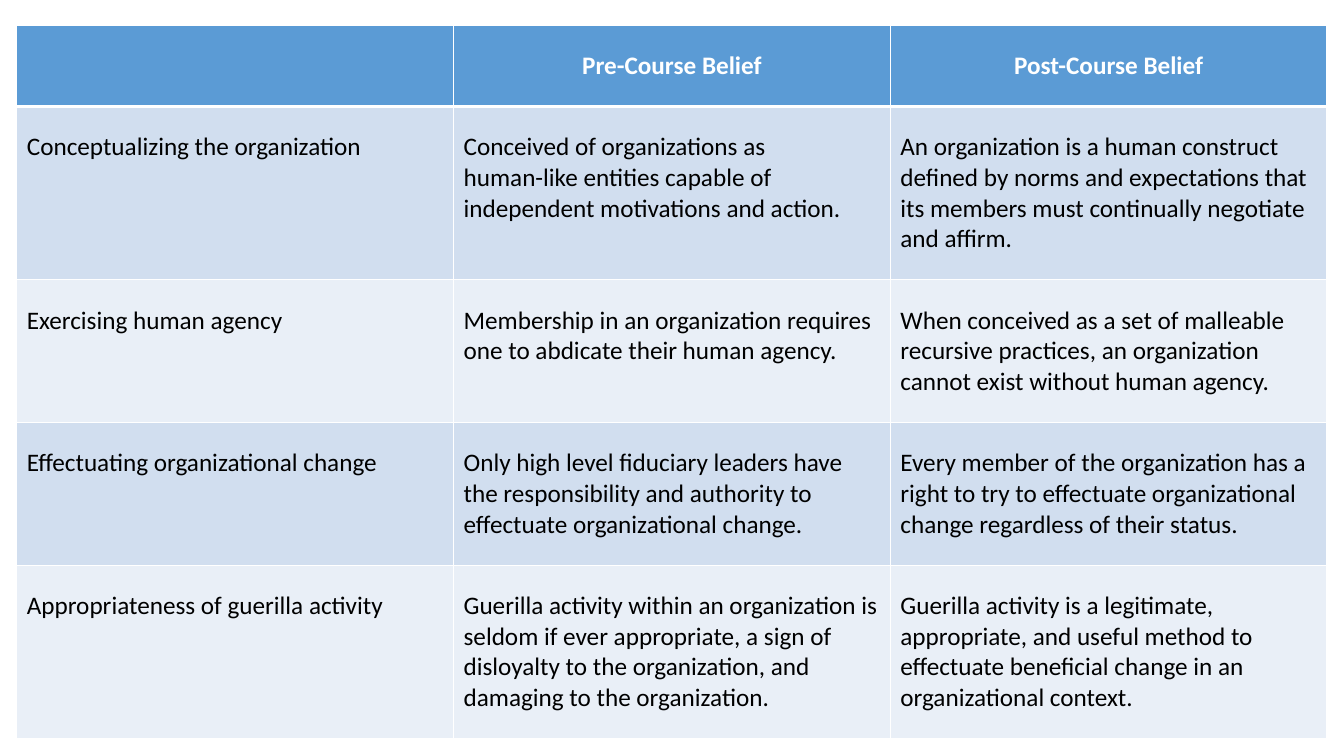
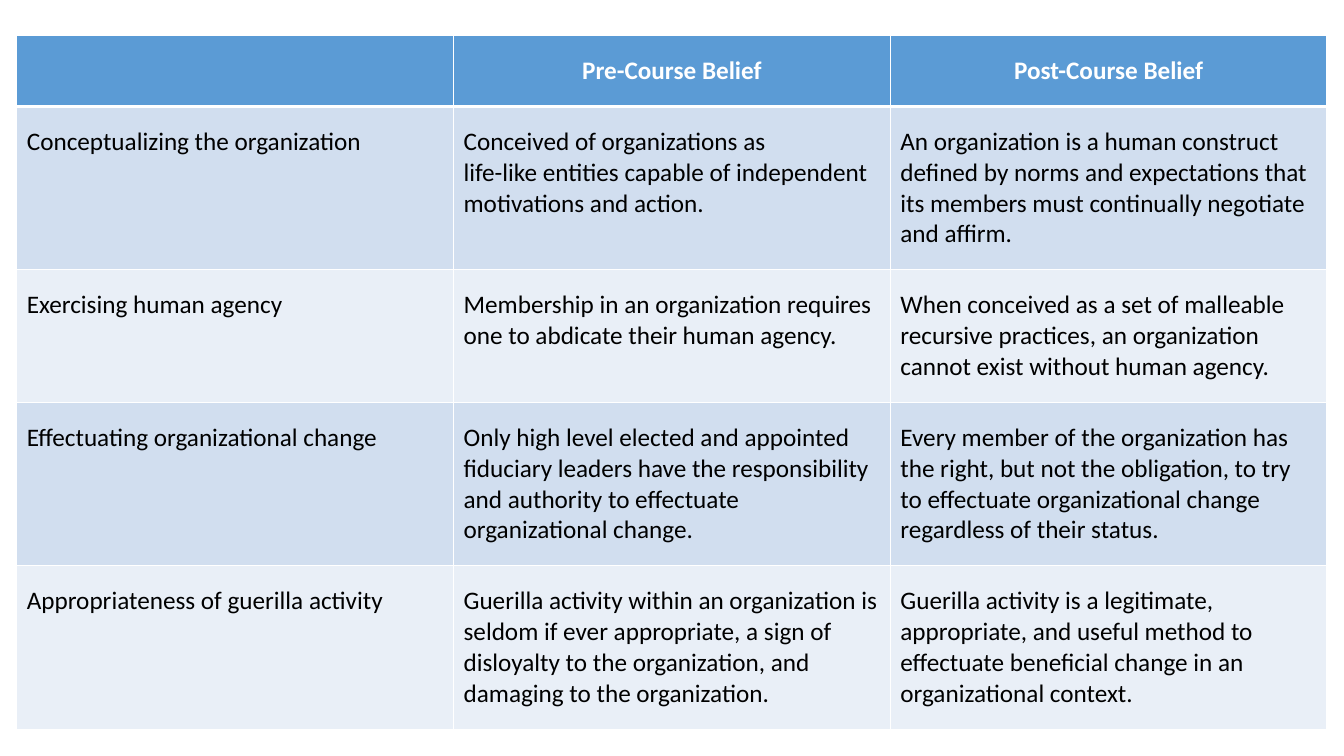
Before and after one commit to SLU-Courses-Townes/POLS6320, a slide deck: slide 2 of FinalPaper/Townes_POLS6320_2020_Spring_FinalPaper_Presentation_v00.pptx. Drawn at 1344x756 pixels with LibreOffice and Linux fonts; fonts in the diff are those of the drawing. Boxes give left, top, right and bottom in pixels: in the first picture for what was removed or moved away, otherwise in the second. Text is boxed around its words. In the diff, an @@ line names an element or a change of style, - is before the commit and + after.

```diff
--- a/FinalPaper/Townes_POLS6320_2020_Spring_FinalPaper_Presentation_v00.pptx
+++ b/FinalPaper/Townes_POLS6320_2020_Spring_FinalPaper_Presentation_v00.pptx
@@ table at (x1=17, y1=35, x2=1327, y2=721) @@
-row 2, column 2: Conceived of organizations as human-like entities capable of independent motivations and action.
+row 2, column 2: Conceived of organizations as life-like entities capable of independent motivations and action.
-row 4, column 2: Only high level fiduciary leaders have the responsibility and authority to effectuate organizational change.
+row 4, column 2: Only high level elected and appointed fiduciary leaders have the responsibility and authority to effectuate organizational change.
-row 4, column 3: Every member of the organization has a right to try to effectuate organizational change regardless of their status.
+row 4, column 3: Every member of the organization has the right, but not the obligation, to try to effectuate organizational change regardless of their status.
@@ table resized from (x1=17, y1=25, x2=1327, y2=731) to (x1=17, y1=35, x2=1327, y2=721) @@
```
Also in this commit, not shown: 3 other slides changed, 1 slide added, 1 other file.
